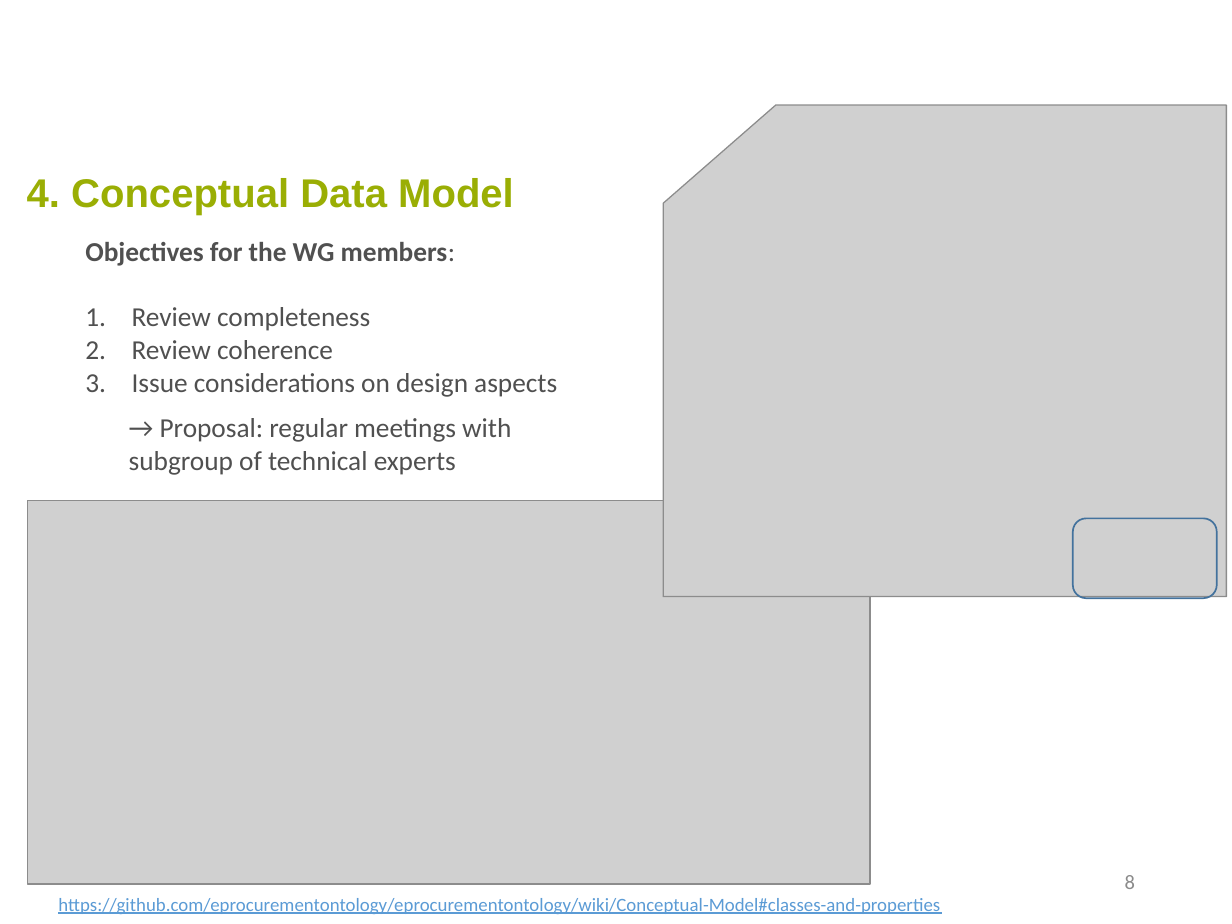
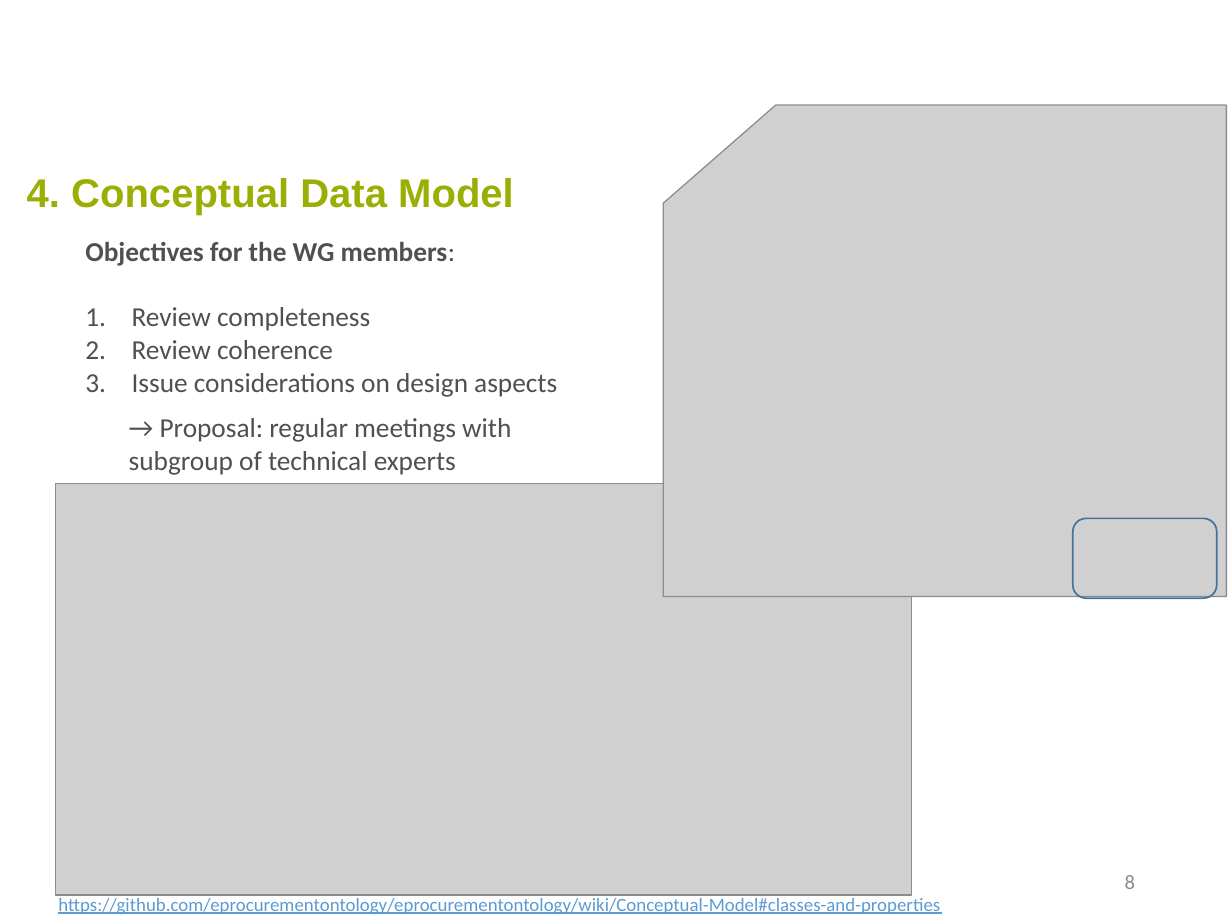
Before and after one commit to OP-TED/ePO, a slide deck: slide 8 of v2.0.0/08-Project Management/WGM Reports/5th_WGM/AO10649_ePO_WGM5_20180328.pptx. Drawn at 1232x924 pixels with LibreOffice and Linux fonts; fonts in the diff are those of the drawing; grey boxes stand for pictures; background and template pictures are left out. Boxes give left, top, right and bottom in pixels: in the first picture for what was removed or moved away, otherwise in the second. Text is boxed around its words. In the diff, an @@ line names an element or a change of style, - is before the commit and + after.

```diff
--- a/v2.0.0/08-Project Management/WGM Reports/5th_WGM/AO10649_ePO_WGM5_20180328.pptx
+++ b/v2.0.0/08-Project Management/WGM Reports/5th_WGM/AO10649_ePO_WGM5_20180328.pptx
@@ rectangle "→ Proposal: regular meetings with ...": place and size @@
-rectangle "→ Proposal: regular meetings with ..." at (129, 418, 511, 475)
+rectangle "→ Proposal: regular meetings with ..." at (117, 404, 591, 483)
@@ picture: place and size @@
-picture at (27, 500, 870, 883)
+picture at (55, 483, 912, 894)
```
Also in this commit, not shown: 1 other slide changed, 1 other file.
